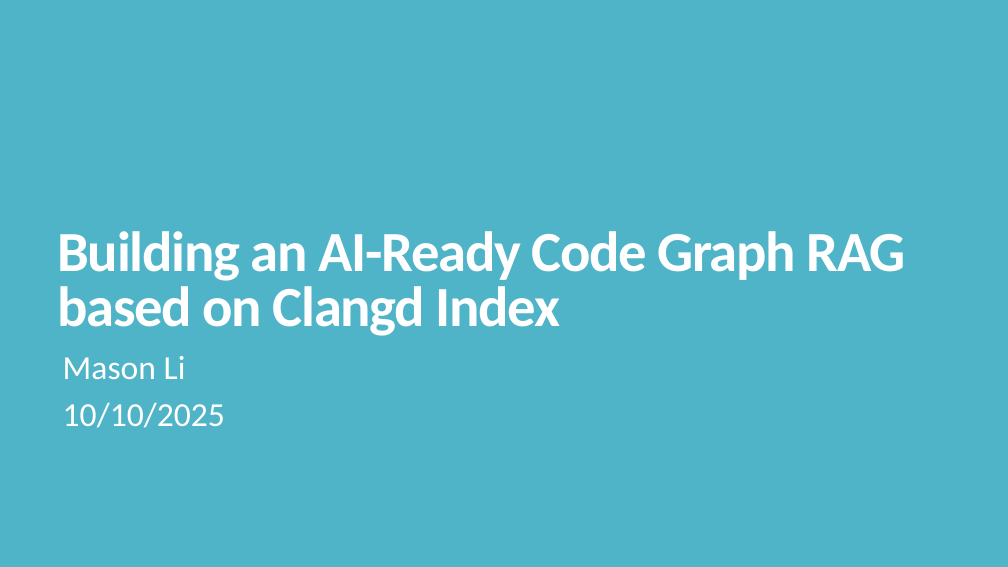
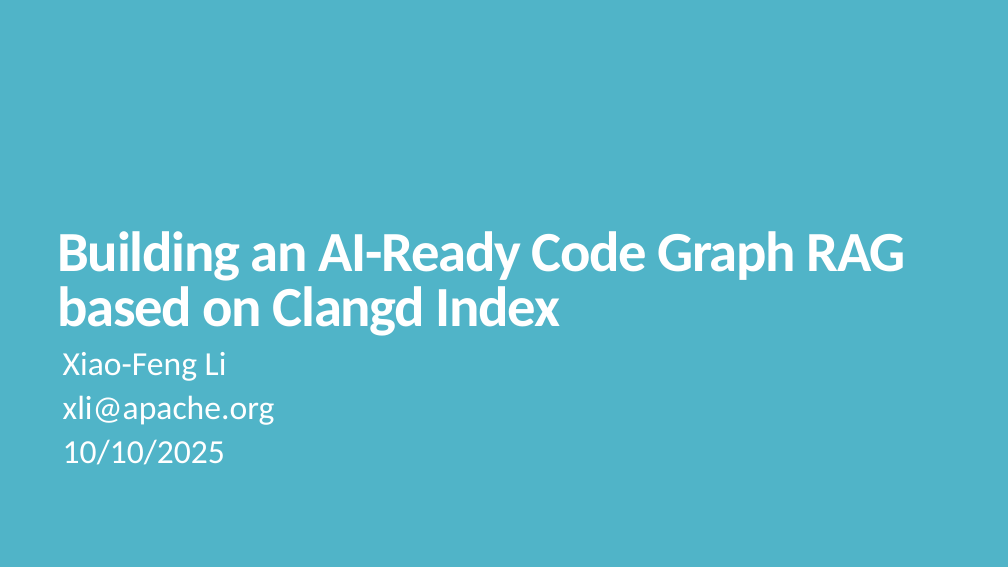
Before and after one commit to 2015xli/clangd-to-neo4j, a slide deck: slide 1 of docs/Building an AI-Ready Code Graph RAG based on Clangd.pptx. Drawn at 1008x567 pixels with LibreOffice and Linux fonts; fonts in the diff are those of the drawing. Boxes give left, top, right and bottom in pixels: in the first picture for what was removed or moved away, otherwise in the second. Text is boxed around its words. In the diff, an @@ line names an element or a change of style, - is before the commit and + after.

```diff
--- a/docs/Building an AI-Ready Code Graph RAG based on Clangd.pptx
+++ b/docs/Building an AI-Ready Code Graph RAG based on Clangd.pptx
@@ subtitle at (x1=63, y1=352, x2=275, y2=425): text changed @@
-Mason Li
+Xiao-Feng Li
+xli@apache.org
@@ subtitle at (x1=63, y1=439, x2=225, y2=465): line spacing 0.85 to 0.75 @@
```
Also in this commit, not shown: 3 other files.
